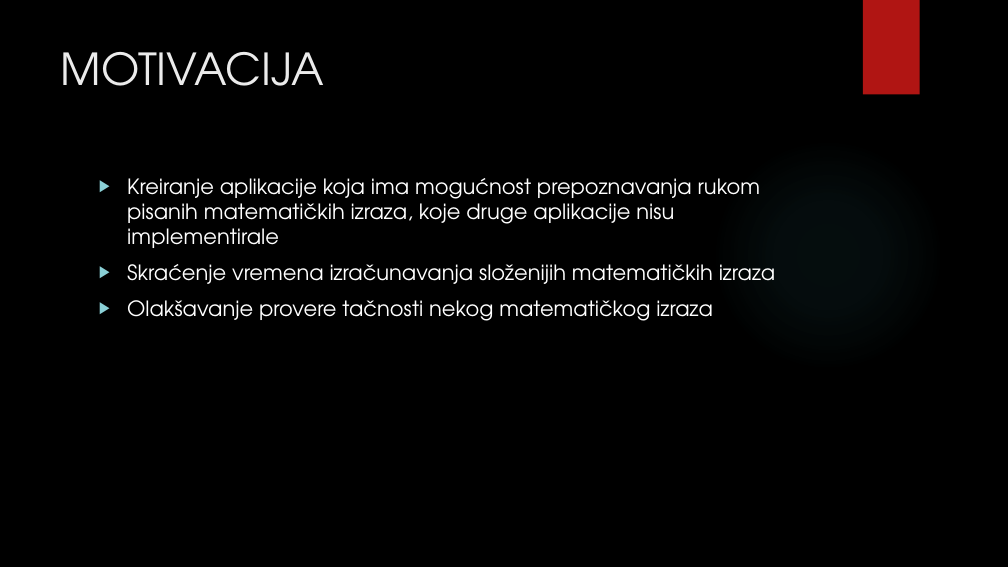
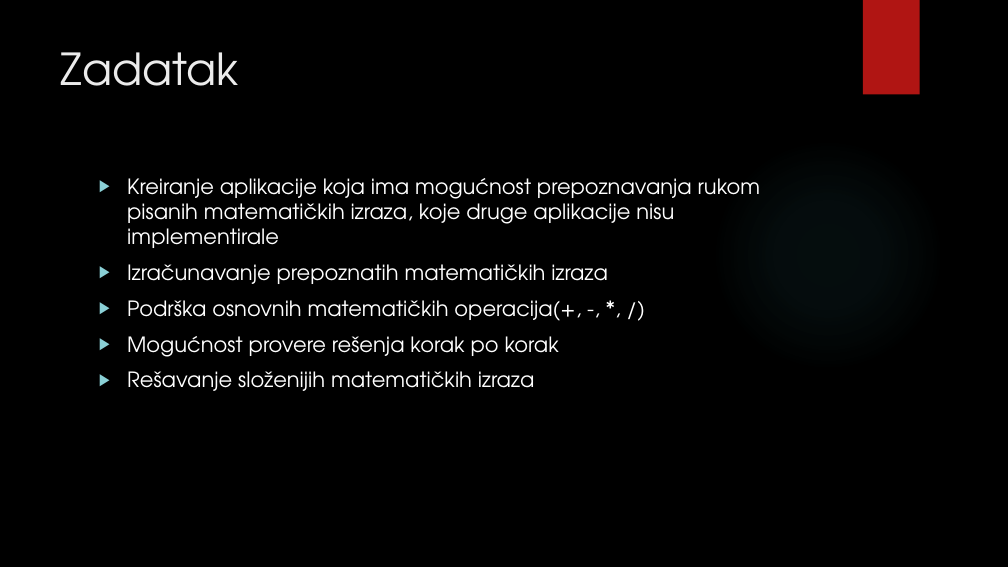
Before and after one commit to davor193/Photo-Calculator, a slide deck: slide 2 of photo_calculator.pptx. Drawn at 1008x567 pixels with LibreOffice and Linux fonts; fonts in the diff are those of the drawing; background and template pictures are left out. Boxes give left, top, right and bottom in pixels: in the first picture for what was removed or moved away, otherwise in the second. Text is boxed around its words. In the diff, an @@ line names an element or a change of style, - is before the commit and + after.

```diff
--- a/photo_calculator.pptx
+++ b/photo_calculator.pptx
@@ title at <box>61,52,239,86</box>: text changed @@
-MOTIVACIJA
+Zadatak
@@ text at <box>127,264,608,391</box>: text changed @@
-▶ Skraćenje vremena izračunavanja složenijih matematičkih izraza
-▶ Olakšavanje provere tačnosti nekog matematičkog izraza
+▶ Izračunavanje prepoznatih matematičkih izraza
+▶ Podrška osnovnih matematičkih operacija(+, -, *, /)
+▶ Mogućnost provere rešenja korak po korak
+▶ Rešavanje složenijih matematičkih izraza
```
Also in this commit, not shown: 1 other slide changed, 2 slides added.
